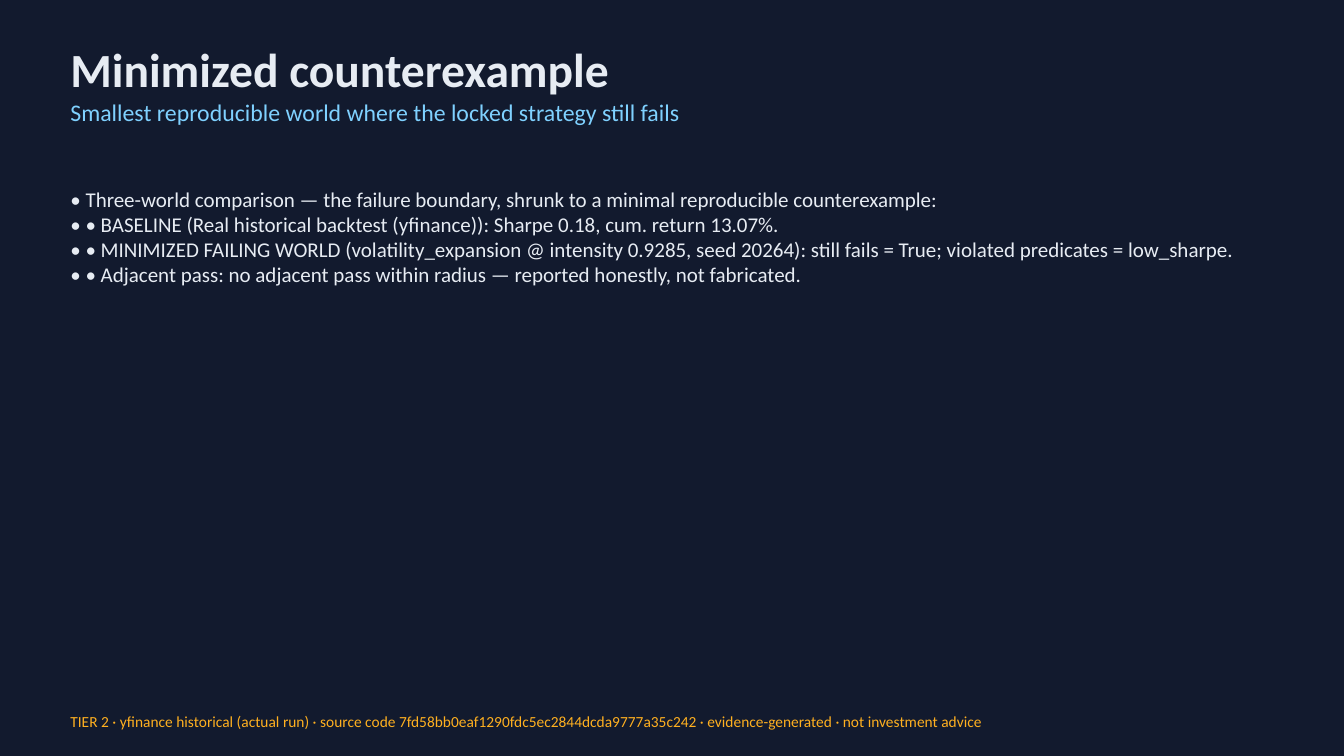
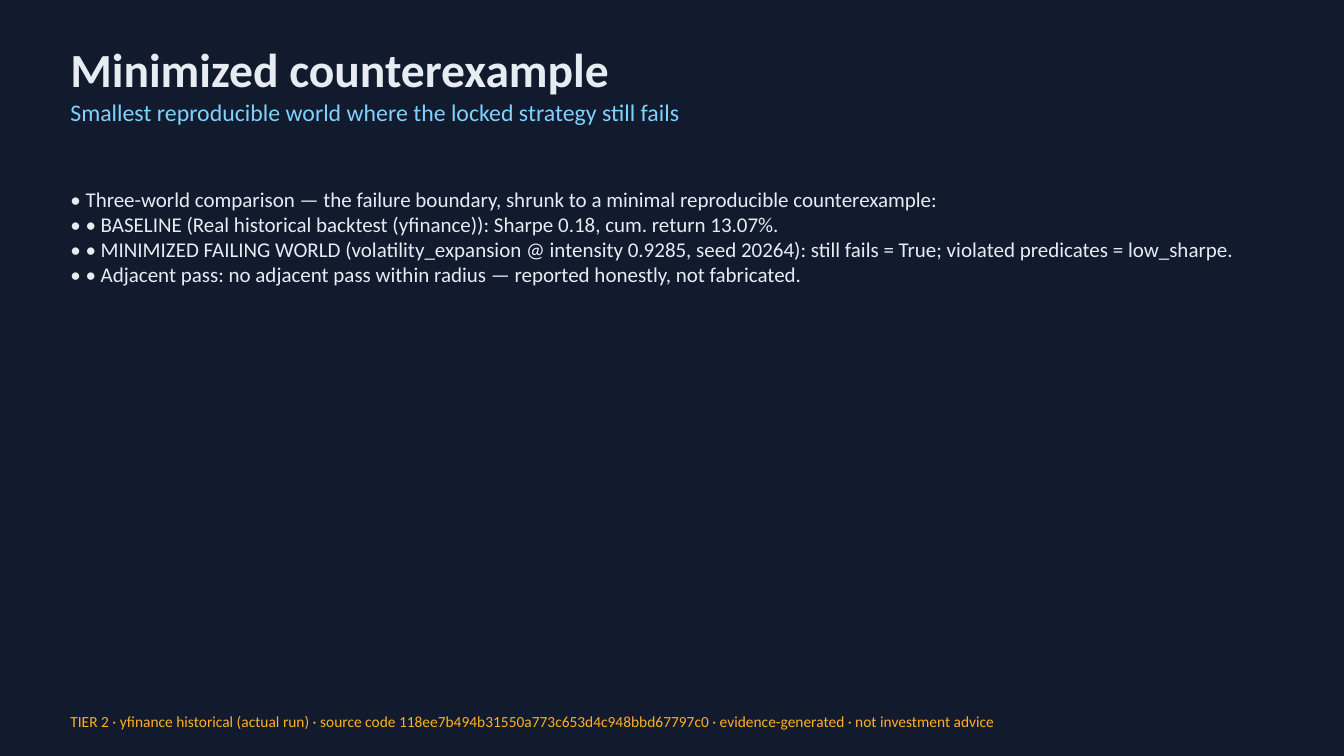
Before and after one commit to Scott-Switzer/market-fuzzer, a slide deck: slide 6 of app/static/pitch-deck/fenrix_deck.pptx. Drawn at 1344x756 pixels with LibreOffice and Linux fonts; fonts in the diff are those of the drawing. Boxes give left, top, right and bottom in pixels: in the first picture for what was removed or moved away, otherwise in the second. Text is boxed around its words. In the diff, an @@ line names an element or a change of style, - is before the commit and + after.

Commit message:
fix(audit): source-code SHA semantics for committed deck; regenerate at HEAD 118ee7b

```diff
--- a/app/static/pitch-deck/fenrix_deck.pptx
+++ b/app/static/pitch-deck/fenrix_deck.pptx
@@ text at (70,716,994,730): text changed @@
-TIER 2 · yfinance historical (actual run) · source code 7fd58bb0eaf1290fdc5ec2844dcda9777a35c242 · evidence-generated · not investment advice
+TIER 2 · yfinance historical (actual run) · source code 118ee7b494b31550a773c653d4c948bbd67797c0 · evidence-generated · not investment advice
```
Also in this commit, not shown: 3 other slides changed, 4 other files.
